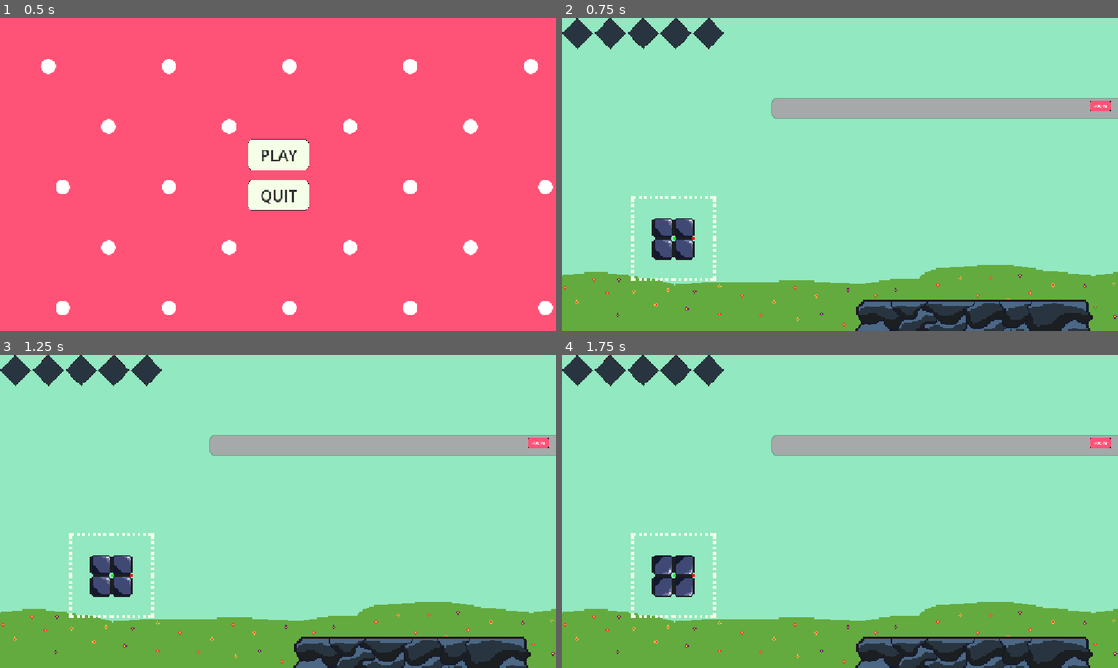
Above: before the commit, frames 1-4 (two rows, left to right).
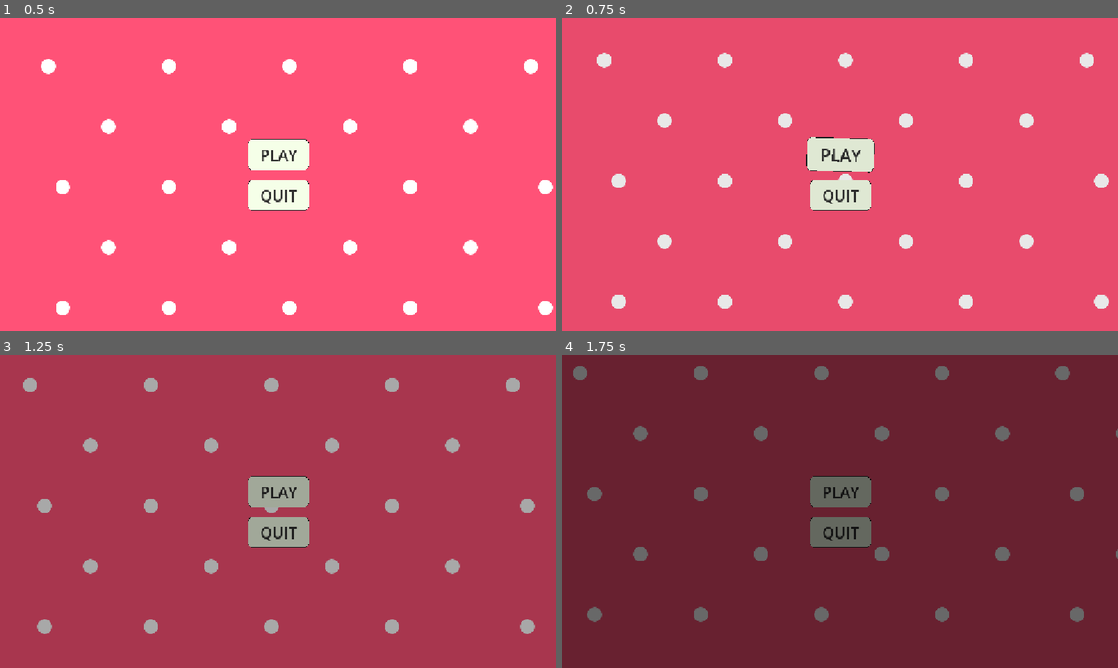
Above: after the commit, the same moments.

Repository: tylergreg95/godot-wild-jam-99
Game: Godot game, scene res://StartMenu/start_menu.tscn
The game is run twice, just before and just after one commit, with the same random seed, the same clock (stepped at 60 frames per second) and the same inputs.
Inputs (mouse positions are in pixels of both pictures, inside the frame that each line leads up to):
- Up to frame 1 (0.5 s): no input
- Up to frame 2 (0.75 s): click "PLAY" at 0.5 s
- Up to frame 3 (1.25 s): no input
- Up to frame 4 (1.75 s): move the mouse to (673, 577) at 1.27 s; press the mouse at (673, 577) at 1.28 s; hold D (rotate_right) from 1.28 s (still down)

Frame 1 is identical in both runs. In frame 2, 100% of the frame differs, in the area x 0-100%, y 0-100%; in frame 3, 100%; in frame 4, 100%.

Commit message:
ui juicing

Diff:
--- a/Level/level.gd
+++ b/Level/level.gd
@@ -2,6 +2,11 @@
 
 @onready var camera_2d: Camera2D = $Camera2D
 @onready var piece_spawner: Marker2D = $PieceSpawner
+@onready var screen_transition: ColorRect = $CanvasLayer/ScreenTransition
+
+func _ready() -> void:
+	var screen_transition_tween: Tween = get_tree().create_tween()
+	screen_transition_tween.tween_property(screen_transition, "color", Color(0,0,0,0), 1)
 
 func _on_tower_manager_goal_completed() -> void:
 	var camera_tween: Tween = get_tree().create_tween()
--- a/Level/level.tscn
+++ b/Level/level.tscn
@@ -21,6 +21,15 @@
 
 [node name="GameUI" parent="CanvasLayer" unique_id=1906126782 instance=ExtResource("7_d6qko")]
 mouse_filter = 2
+
+[node name="ScreenTransition" type="ColorRect" parent="CanvasLayer" unique_id=1391700192]
+anchors_preset = 15
+anchor_right = 1.0
+anchor_bottom = 1.0
+grow_horizontal = 2
+grow_vertical = 2
+mouse_filter = 2
+color = Color(0, 0, 0, 1)
 
 [node name="Sprite2D" type="Sprite2D" parent="." unique_id=1706847154]
 position = Vector2(0, -3703.915)
--- a/StartMenu/start_menu.gd
+++ b/StartMenu/start_menu.gd
@@ -1,9 +1,53 @@
 extends Control
+
+@onready var play_button: TextureButton = $VBoxContainer/PlayButton
+@onready var quit_button: TextureButton = $VBoxContainer/QuitButton
+@onready var hover_bloop: AudioStreamPlayer = $HoverBloop
+@onready var scene_transition: ColorRect = $SceneTransition
+@onready var play_button_press: AudioStreamPlayer = $PlayButtonPress
+
+
 var level_scene: PackedScene = preload("uid://bh413x7bib4wk")
 
+func _ready() -> void:
+	play_button.pivot_offset = play_button.size / 2.0
+	quit_button.pivot_offset = quit_button.size / 2.0
+
 func _on_play_button_pressed() -> void:
+	play_button_press.play()
+	play_button.disabled = true
+	quit_button.disabled = true
+	var scene_transition_tween: Tween = get_tree().create_tween()
+	scene_transition_tween.tween_property(scene_transition, "color", Color(0,0,0,1), 2.0).finished.connect(next_scene)
+
+
+func next_scene() -> void:
+	await get_tree().create_timer(1.0).timeout
 	get_tree().change_scene_to_packed(level_scene)
-
 
 func _on_quit_button_pressed() -> void:
 	get_tree().quit()
+
+
+func _on_play_button_mouse_entered() -> void:
+	if play_button.disabled:
+		return
+	hover_bloop.play()
+	var play_button_scale_tween: Tween = get_tree().create_tween()
+	play_button_scale_tween.tween_property(play_button, "scale", Vector2(1.1,1.1), .1)
+	play_button_scale_tween.tween_property(play_button, "rotation_degrees", 5, .1)
+	play_button_scale_tween.chain().tween_property(play_button, "rotation_degrees", -5, .1)
+	play_button_scale_tween.chain().tween_property(play_button, "rotation_degrees", 0, .1)
+	play_button_scale_tween.tween_property(play_button, "scale", Vector2(1,1), .1)
+
+
+func _on_quit_button_mouse_entered() -> void:
+	if quit_button.disabled:
+		return
+	hover_bloop.play()
+	var quit_button_scale_tween: Tween = get_tree().create_tween()
+	quit_button_scale_tween.tween_property(quit_button, "scale", Vector2(1.1,1.1), .1)
+	quit_button_scale_tween.tween_property(quit_button, "rotation_degrees", 5, .1)
+	quit_button_scale_tween.chain().tween_property(quit_button, "rotation_degrees", -5, .1)
+	quit_button_scale_tween.chain().tween_property(quit_button, "rotation_degrees", 0, .1)
+	quit_button_scale_tween.chain().tween_property(quit_button, "scale", Vector2(1,1), .1)
--- a/StartMenu/start_menu.tscn
+++ b/StartMenu/start_menu.tscn
@@ -6,6 +6,8 @@
 [ext_resource type="Texture2D" uid="uid://cjqv1pndyfk2" path="res://Art/godotwild99_button.png" id="3_k7psi"]
 [ext_resource type="Texture2D" uid="uid://bvh1yi3yuuv42" path="res://Art/godotwild99_button_hover.png" id="5_a7o16"]
 [ext_resource type="Texture2D" uid="uid://danlfvy31aq4a" path="res://Art/godotwild99_button_pressed.png" id="5_iueyo"]
+[ext_resource type="AudioStream" uid="uid://bwh7ehyavo1o2" path="res://Sounds/hover_bloop.wav" id="7_8wewb"]
+[ext_resource type="AudioStream" uid="uid://culq7gyfyy4nj" path="res://Sounds/accept.wav" id="8_6fxmp"]
 
 [sub_resource type="ShaderMaterial" id="ShaderMaterial_y6j7s"]
 shader = ExtResource("1_y6j7s")
@@ -108,5 +110,23 @@
 horizontal_alignment = 1
 vertical_alignment = 1
 
+[node name="HoverBloop" type="AudioStreamPlayer" parent="." unique_id=2129962350]
+stream = ExtResource("7_8wewb")
+
+[node name="SceneTransition" type="ColorRect" parent="." unique_id=50659222]
+layout_mode = 1
+anchors_preset = 15
+anchor_right = 1.0
+anchor_bottom = 1.0
+grow_horizontal = 2
+grow_vertical = 2
+mouse_filter = 2
+color = Color(0, 0, 0, 0)
+
+[node name="PlayButtonPress" type="AudioStreamPlayer" parent="." unique_id=1616166736]
+stream = ExtResource("8_6fxmp")
+
+[connection signal="mouse_entered" from="VBoxContainer/PlayButton" to="." method="_on_play_button_mouse_entered"]
 [connection signal="pressed" from="VBoxContainer/PlayButton" to="." method="_on_play_button_pressed"]
+[connection signal="mouse_entered" from="VBoxContainer/QuitButton" to="." method="_on_quit_button_mouse_entered"]
 [connection signal="pressed" from="VBoxContainer/QuitButton" to="." method="_on_quit_button_pressed"]
Not shown, added: Sounds/accept.wav.import
Not shown, added: Sounds/hover_bloop.wav.import
Not shown, added: export_presets.cfg
Not shown, added: Sounds/accept.wav
Not shown, added: Sounds/hover_bloop.wav
